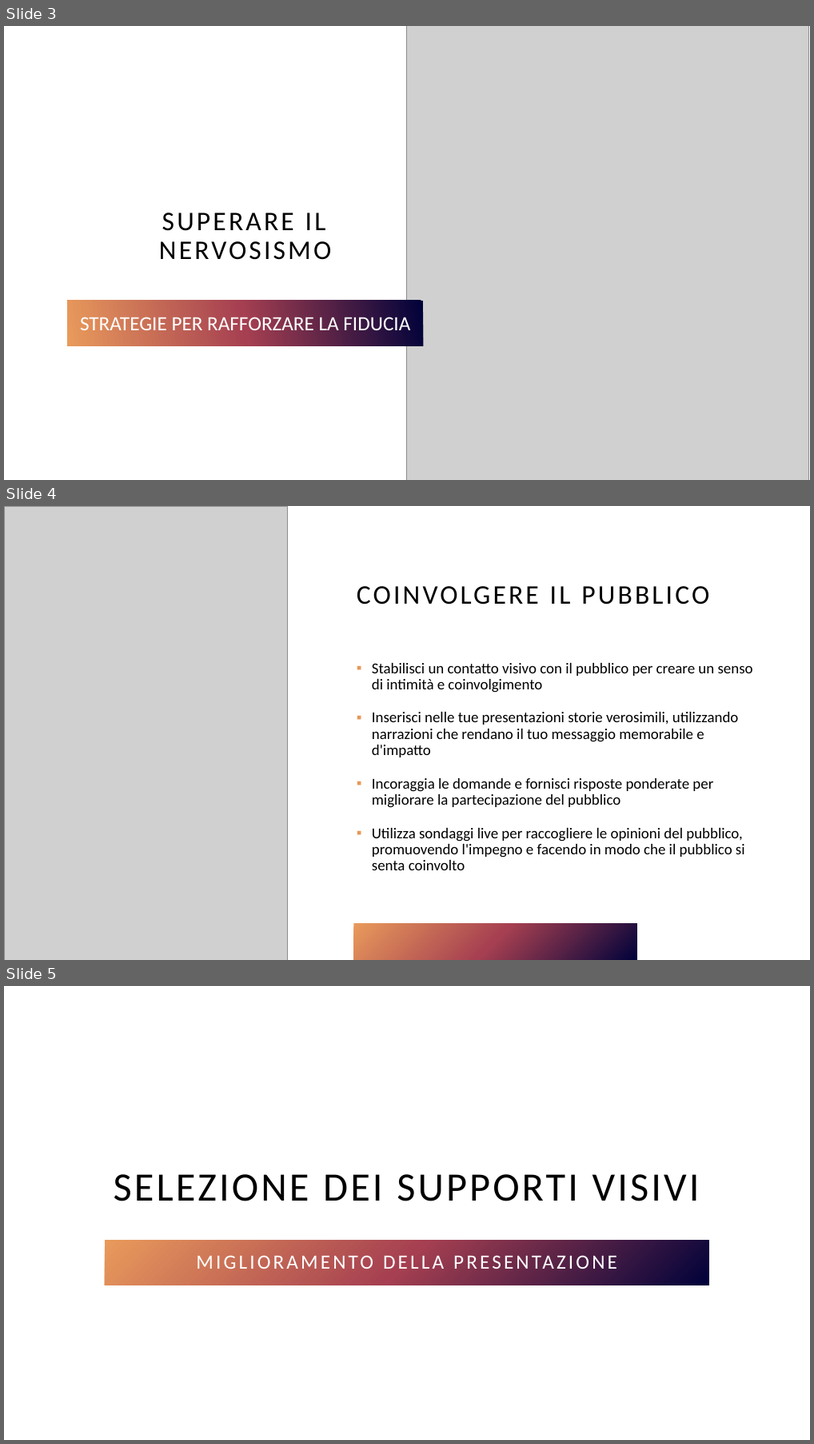
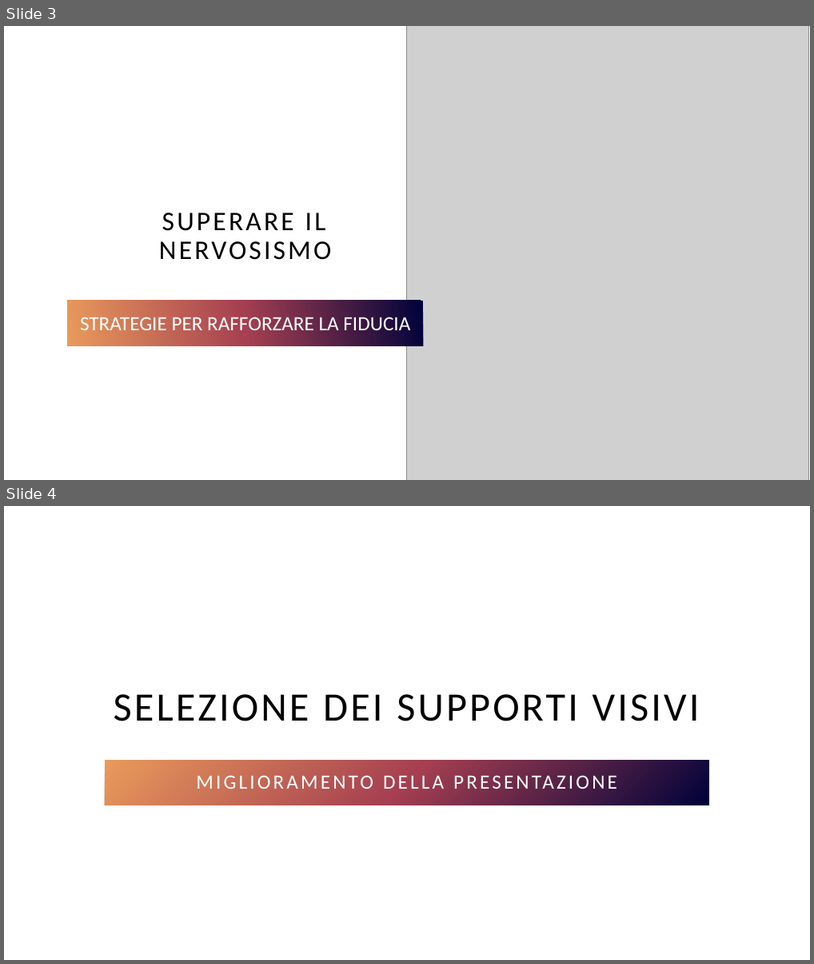
Before and after one commit to saratrabby/ComputerGraphicsProject, a slide deck: PresentazioneProgettoIG.pptx. Shown one above the other, each under a label of ours: slides 3, 4 and 5 before the commit, slides 3 and 4 after it. The pictures are 814x1444 and 814x964 pixels, drawn with LibreOffice and Linux fonts; fonts in the diff are those of the drawing; grey boxes stand for pictures. Boxes give left, top, right and bottom in pixels: in the first picture for what was removed or moved away, otherwise in the second. Text is boxed around its words. In the diff, an @@ line names an element or a change of style, - is before the commit and + after.

```diff
--- a/PresentazioneProgettoIG.pptx
+++ b/PresentazioneProgettoIG.pptx
@@ slide 4 removed at box(4, 506, 810, 960), background #FFFFFF @@
@@ picture removed at box(4, 506, 288, 960) @@
@@ title removed at box(357, 586, 710, 604) @@
-COINVOLGERE IL PUBBLICO
@@ text removed at box(372, 663, 754, 870) @@
-▪ Stabilisci un contatto visivo con il pubblico per creare un senso di intimità e coinvolgimento
-▪ Inserisci nelle tue presentazioni storie verosimili, utilizzando narrazioni che rendano il tuo messaggio memorabile e d'impatto
-▪ Incoraggia le domande e fornisci risposte ponderate per migliorare la partecipazione del pubblico
-▪ Utilizza sondaggi live per raccogliere le opinioni del pubblico, promuovendo l'impegno e facendo in modo che il pubblico si senta coinvolto
@@ rectangle removed at box(354, 923, 638, 960) @@
@@ what was slide 5 is now slide 4 @@
```
Also in this commit, not shown: 5 slides added, 7 other files.
